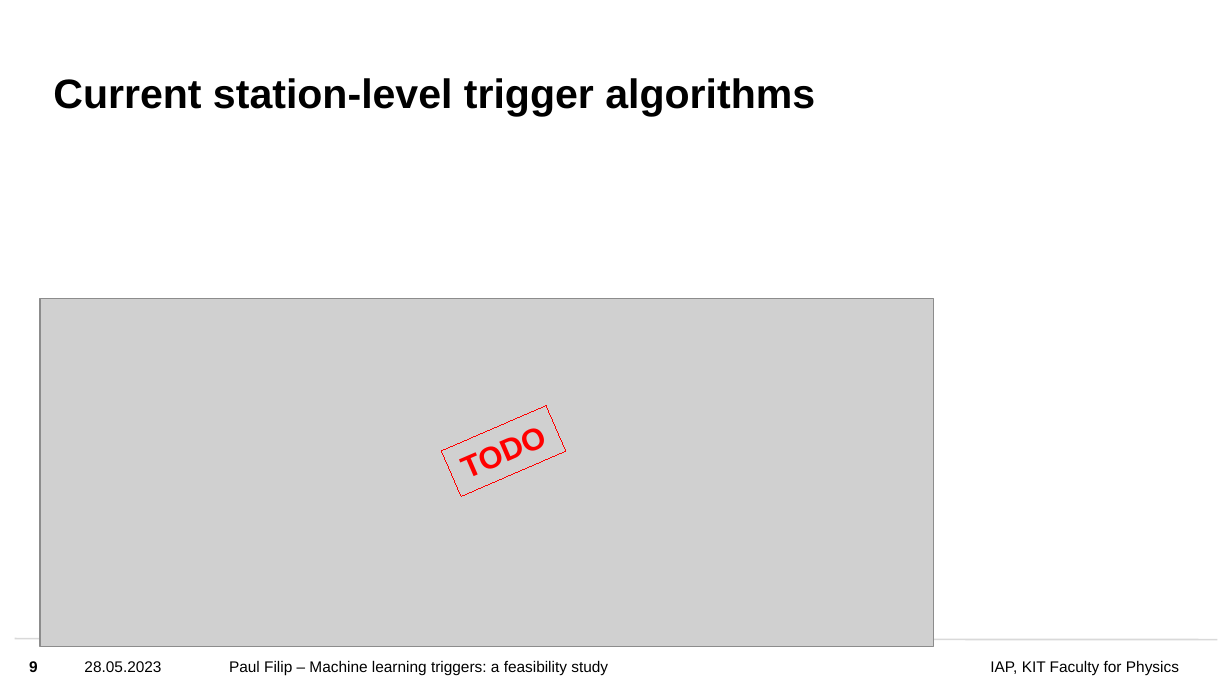
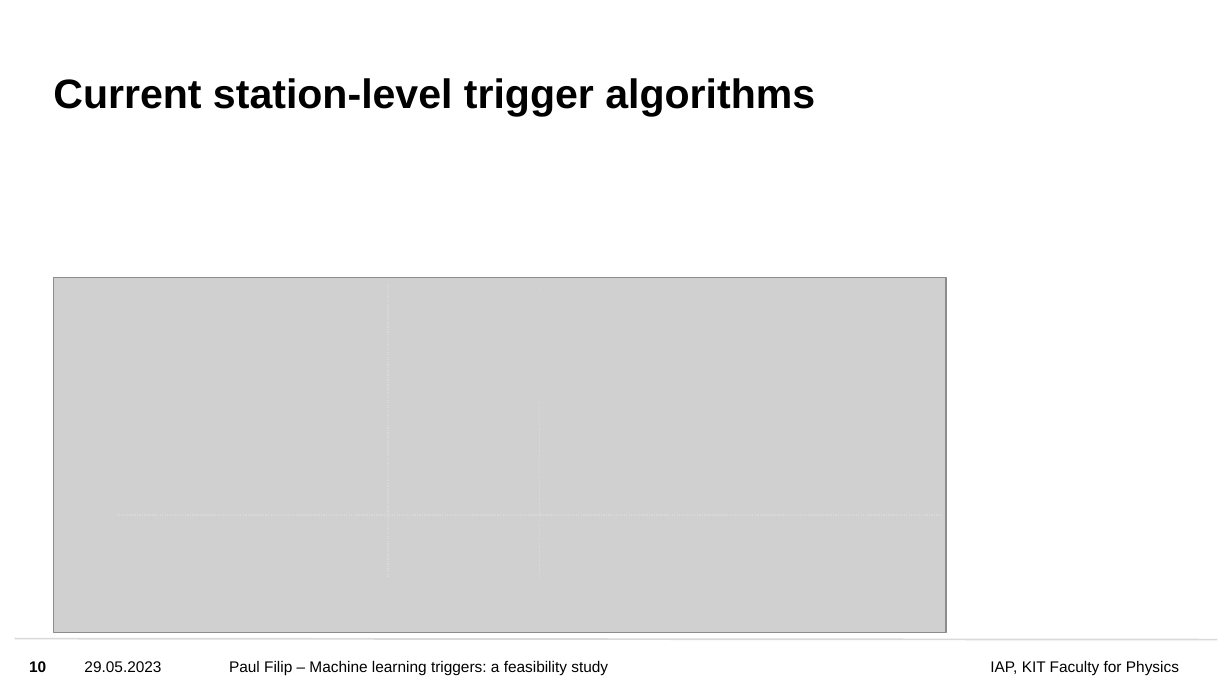
Before and after one commit to Quizznor/master-thesis, a slide deck: slide 10 of thesis/progress_updates/heu_seminar/heu_seminar.pptx (slide 9 before the commit). Drawn at 1232x693 pixels with LibreOffice and Linux fonts; fonts in the diff are those of the drawing; grey boxes stand for pictures; background and template pictures are left out. Boxes give left, top, right and bottom in pixels: in the first picture for what was removed or moved away, otherwise in the second. Text is boxed around its words. In the diff, an @@ line names an element or a change of style, - is before the commit and + after.

```diff
--- a/thesis/progress_updates/heu_seminar/heu_seminar.pptx
+++ b/thesis/progress_updates/heu_seminar/heu_seminar.pptx
@@ picture: place and size @@
-picture at <box>41,298,934,647</box>
+picture at <box>53,277,946,632</box>
@@ line added from (388, 283) to (388, 577), #D9D9D9 0.75 pt dashed @@
@@ line added from (540, 283) to (540, 293), #D9D9D9 0.75 pt dashed @@
@@ rectangle removed at <box>441,406,566,496</box> @@
-TODO
@@ line added from (540, 402) to (540, 577), #D9D9D9 0.75 pt dashed @@
@@ line added from (117, 515) to (941, 515), #D9D9D9 0.75 pt dashed @@
@@ page number at <box>29,661,46,672</box>: text changed @@
-9
+10
@@ text at <box>84,661,161,672</box>: text changed @@
-28.05.2023
+29.05.2023
```
Also in this commit, not shown: 37 other slides changed, 1 slide added.
